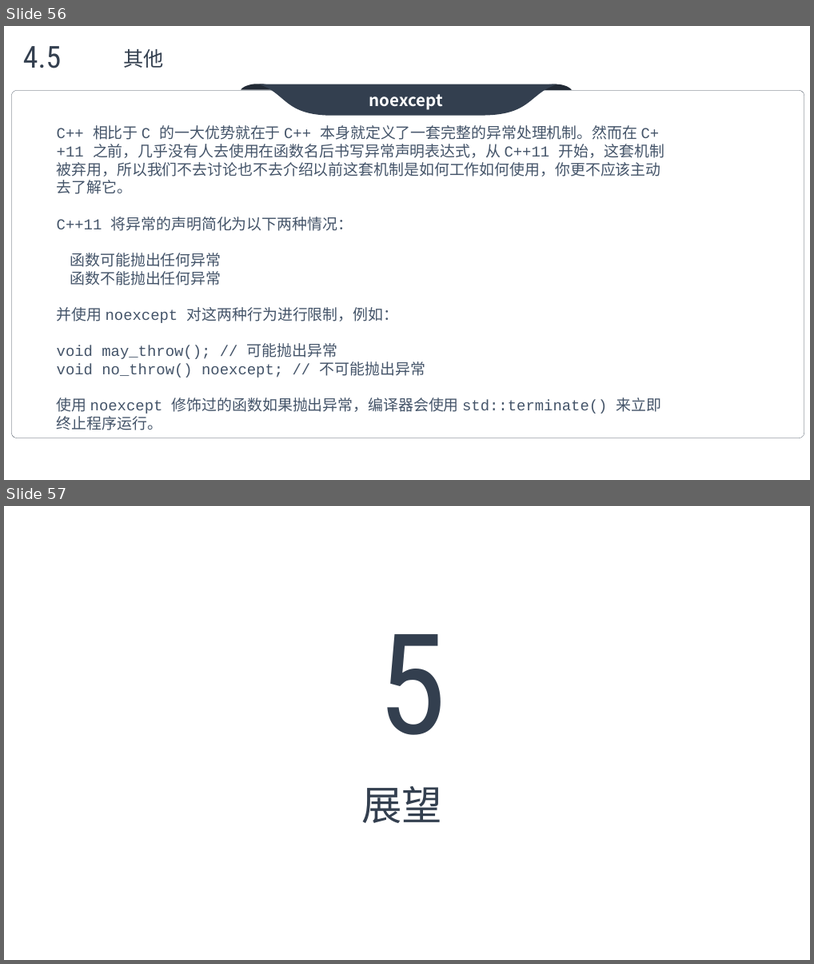
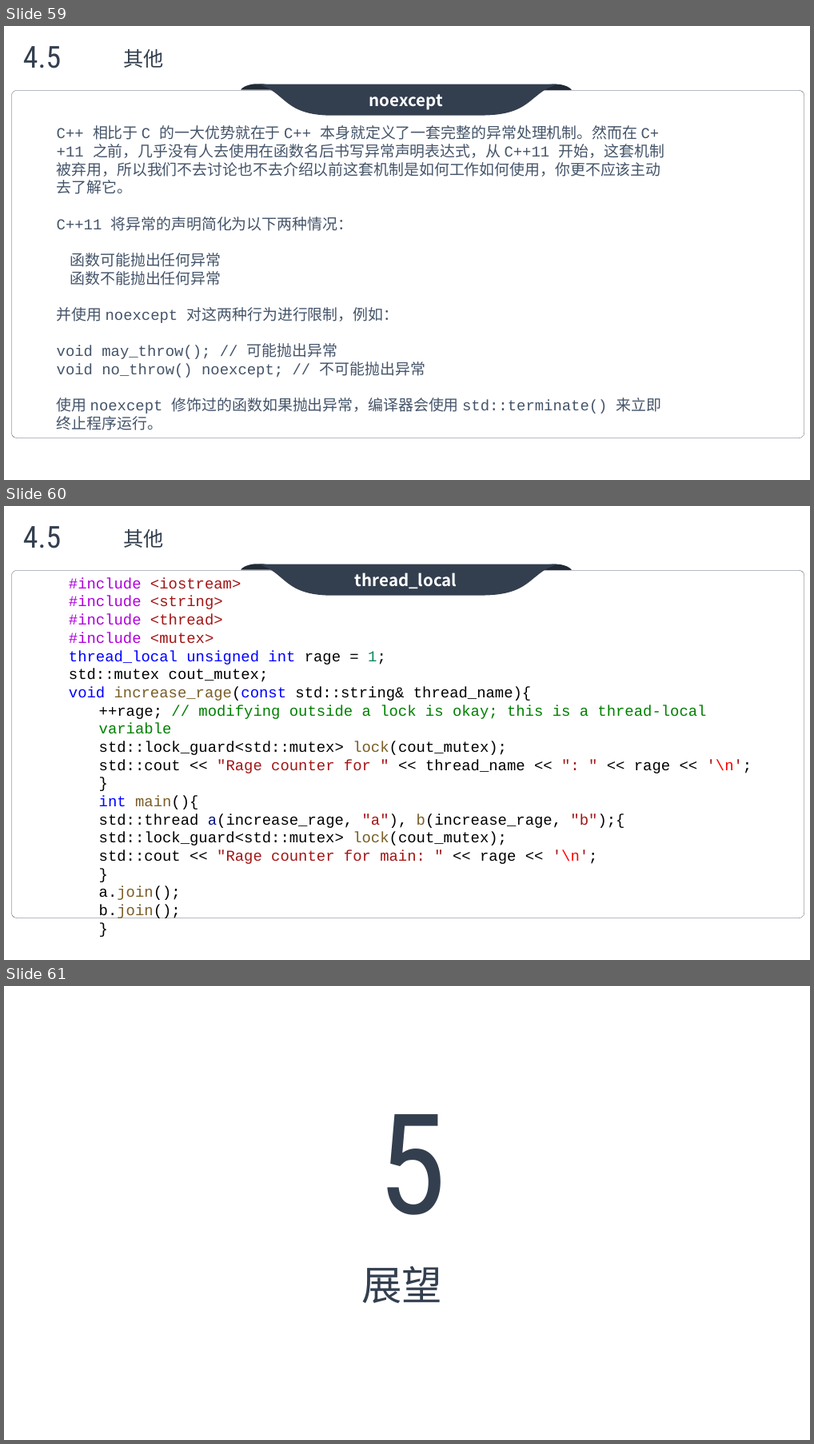
Before and after one commit to max4sharing/modern_cpp, a slide deck: C++11.pptx. Shown one above the other, each under a label of ours: slides 56 and 57 before the commit, slides 59, 60 and 61 after it. The pictures are 814x964 and 814x1444 pixels, drawn with LibreOffice and Linux fonts; fonts in the diff are those of the drawing; background and template pictures are left out. Boxes give left, top, right and bottom in pixels: in the first picture for what was removed or moved away, otherwise in the second. Text is boxed around its words. In the diff, an @@ line names an element or a change of style, - is before the commit and + after.

```diff
--- a/C++11.pptx
+++ b/C++11.pptx
@@ slide 60 added at (4,506,810,960), background picture (left out) @@
@@ text added at (23,526,61,548), 36 pt, text #333F4F @@
+4.5
@@ text added at (124,529,164,548), 24 pt, text #333F4F @@
+其他
@@ group added at (12,564,805,917): 3 freeform shapes, 1 rounded rectangle @@
+thread_local
@@ text added at (69,578,753,918), 18 pt, text #000000 @@
+#include <iostream>
+#include <string>
+#include <thread>
+#include <mutex>
+thread_local unsigned int rage = 1;
+std::mutex cout_mutex;
+void increase_rage(const std::string& thread_name){
+  ++rage; // modifying outside a lock is okay; this is a thread-local variable
+  std::lock_guard<std::mutex> lock(cout_mutex);
+  std::cout << "Rage counter for " << thread_name << ": " << rage << '\n';
+}
+int main(){
+  std::thread a(increase_rage, "a"), b(increase_rage, "b");{
+  std::lock_guard<std::mutex> lock(cout_mutex);
+  std::cout << "Rage counter for main: " << rage << '\n';
+  }
+  a.join();
+  b.join();
+}
@@ what was slide 56 is now slide 59 @@
@@ what was slide 57 is now slide 61 @@
```
Also in this commit, not shown: 6 slides changed, 4 other slides added.
